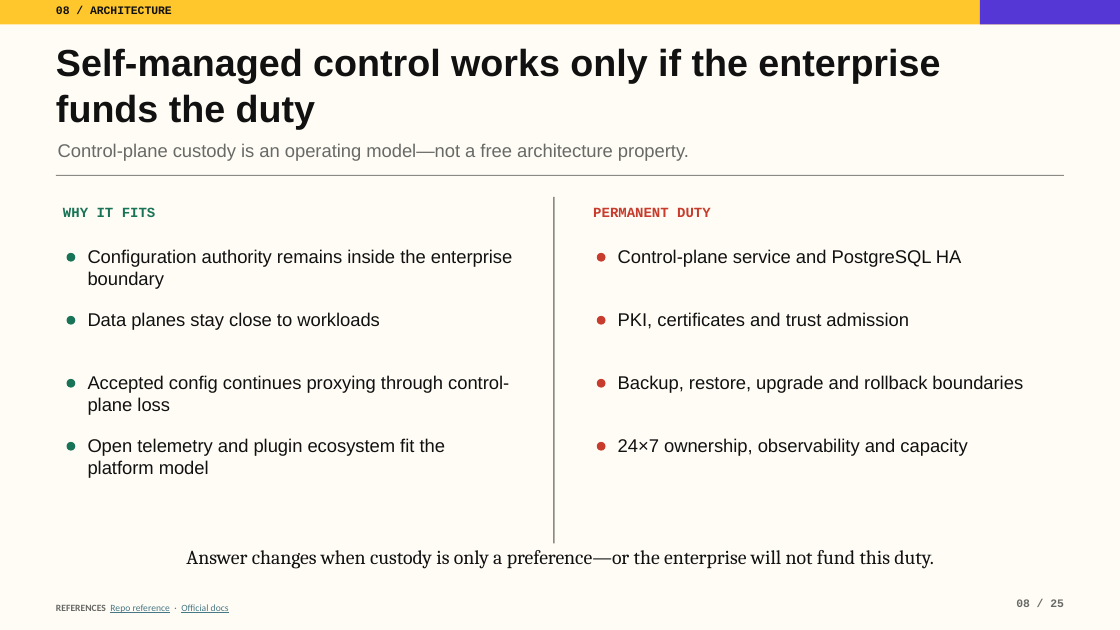
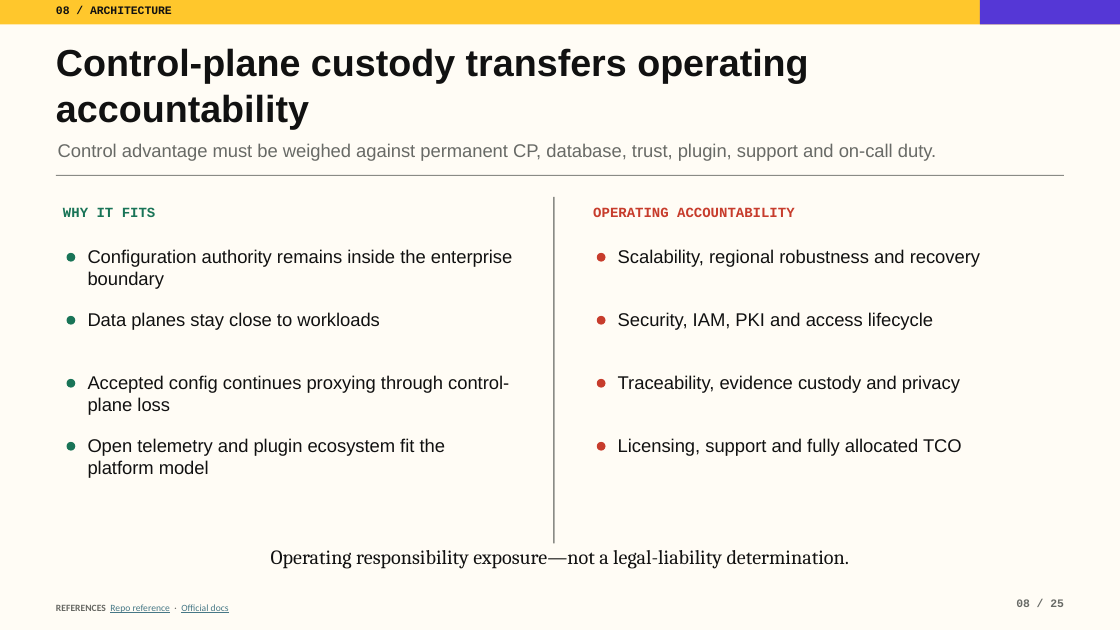
Before and after one commit to tomqwu/apim, a slide deck: slide 8 of presentations/kong-platform-journey-guided.pptx. Drawn at 1120x630 pixels with LibreOffice and Linux fonts; fonts in the diff are those of the drawing. Boxes give left, top, right and bottom in pixels: in the first picture for what was removed or moved away, otherwise in the second. Text is boxed around its words. In the diff, an @@ line names an element or a change of style, - is before the commit and + after.

Commit message:
Expand Kong evaluation assurance and migration evidence (#15)

```diff
--- a/presentations/kong-platform-journey-guided.pptx
+++ b/presentations/kong-platform-journey-guided.pptx
@@ text at <box>56,48,808,129</box>: text changed @@
-Self-managed control works only if the enterprise funds the duty
+Control-plane custody transfers operating accountability
@@ text at <box>58,143,936,161</box>: text changed @@
-Control-plane custody is an operating model—not a free architecture property.
+Control advantage must be weighed against permanent CP, database, trust, plugin, support and on-call duty.
@@ text at <box>593,207,795,217</box>: text changed @@
-PERMANENT DUTY
+OPERATING ACCOUNTABILITY
@@ text at <box>618,249,980,267</box>: text changed @@
-Control-plane service and PostgreSQL HA
+Scalability, regional robustness and recovery
@@ text at <box>618,312,933,330</box>: text changed @@
-PKI, certificates and trust admission
+Security, IAM, PKI and access lifecycle
@@ text at <box>618,375,960,393</box>: text changed @@
-Backup, restore, upgrade and rollback boundaries
+Traceability, evidence custody and privacy
@@ text at <box>618,438,962,456</box>: text changed @@
-24×7 ownership, observability and capacity
+Licensing, support and fully allocated TCO
@@ text at <box>271,550,849,569</box>: text changed; size 16.9 to 17.2 pt @@
-Answer changes when custody is only a preference—or the enterprise will not fund this duty.
+Operating responsibility exposure—not a legal-liability determination.
```
Also in this commit, not shown: 9 other slides changed, 22 other files.
